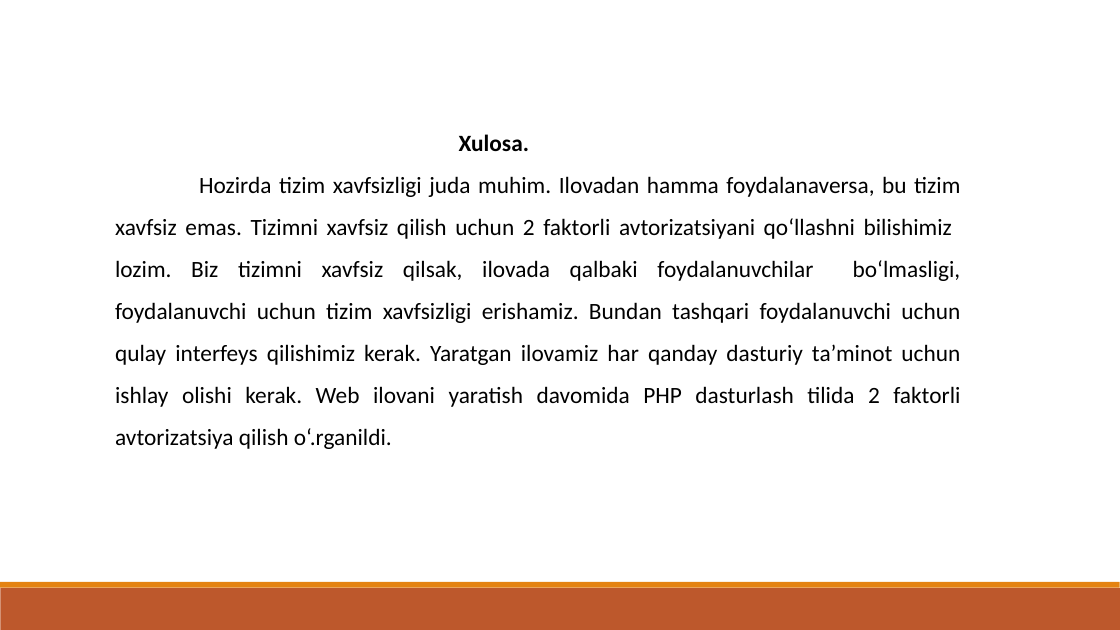
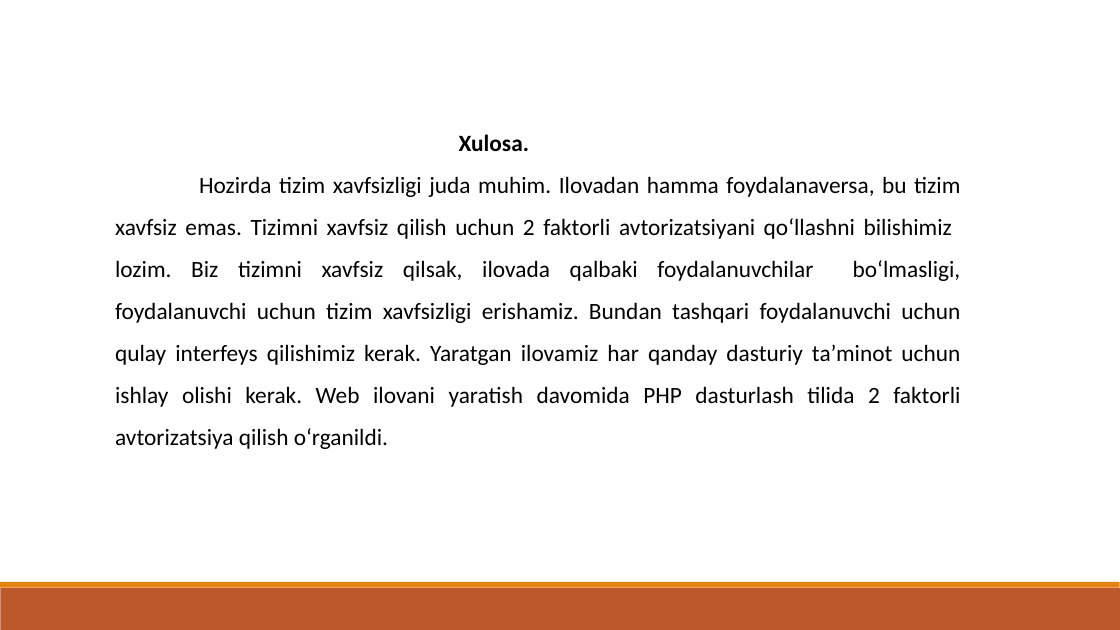
Before and after one commit to AsadbekPulatov/two_factor_auth, a slide deck: slide 9 of individual loyiha/kurs ishi Asadbek 942-20.pptx. Drawn at 1120x630 pixels with LibreOffice and Linux fonts; fonts in the diff are those of the drawing. Boxes give left, top, right and bottom in pixels: in the first picture for what was removed or moved away, otherwise in the second. Text is boxed around its words. In the diff, an @@ line names an element or a change of style, - is before the commit and + after.

```diff
--- a/individual loyiha/kurs ishi Asadbek 942-20.pptx
+++ b/individual loyiha/kurs ishi Asadbek 942-20.pptx
@@ text at (115, 176, 961, 449): text changed @@
-Hozirda tizim xavfsizligi juda muhim. Ilovadan hamma foydalanaversa, bu tizim xavfsiz emas. Tizimni xavfsiz qilish uchun 2 faktorli avtorizatsiyani qo‘llashni bilishimiz lozim. Biz tizimni xavfsiz qilsak, ilovada qalbaki foydalanuvchilar bo‘lmasligi, foydalanuvchi uchun tizim xavfsizligi erishamiz. Bundan tashqari foydalanuvchi uchun qulay interfeys qilishimiz kerak. Yaratgan ilovamiz har qanday dasturiy ta’minot uchun ishlay olishi kerak. Web ilovani yaratish davomida PHP dasturlash tilida 2 faktorli avtorizatsiya qilish o‘.rganildi.
+Hozirda tizim xavfsizligi juda muhim. Ilovadan hamma foydalanaversa, bu tizim xavfsiz emas. Tizimni xavfsiz qilish uchun 2 faktorli avtorizatsiyani qo‘llashni bilishimiz lozim. Biz tizimni xavfsiz qilsak, ilovada qalbaki foydalanuvchilar bo‘lmasligi, foydalanuvchi uchun tizim xavfsizligi erishamiz. Bundan tashqari foydalanuvchi uchun qulay interfeys qilishimiz kerak. Yaratgan ilovamiz har qanday dasturiy ta’minot uchun ishlay olishi kerak. Web ilovani yaratish davomida PHP dasturlash tilida 2 faktorli avtorizatsiya qilish o‘rganildi.
```
Also in this commit, not shown: 1 other slide changed, 2 other files.
